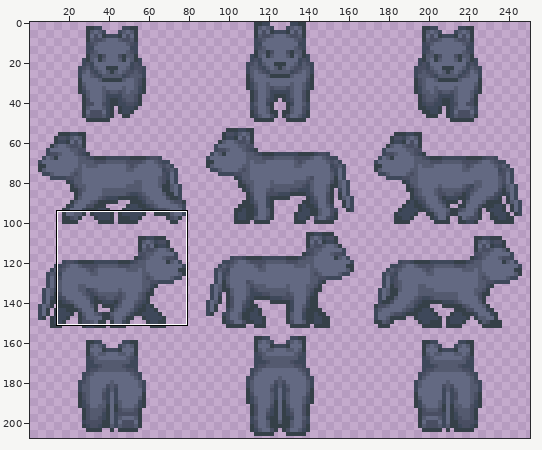
Two states of a sprite sheet, src/main/resources/images/animated/panther.png. Above, an overview of the earlier version with the close-up marked.
Close-up. Before the edit:
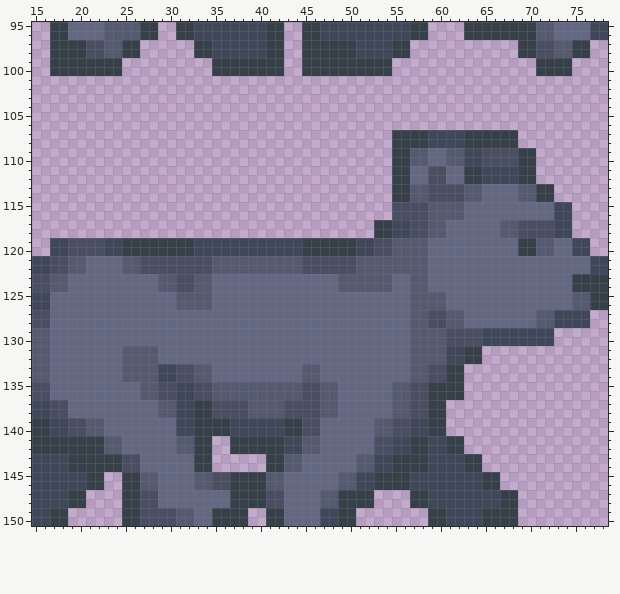
The file is 252x208 pixels. Shown: x 15..78, y 95..150. The old version is drawn lined up with the new one. The wide view leaves out empty margins. The commit also changed other parts of the picture, which this record leaves out.
After the commit:
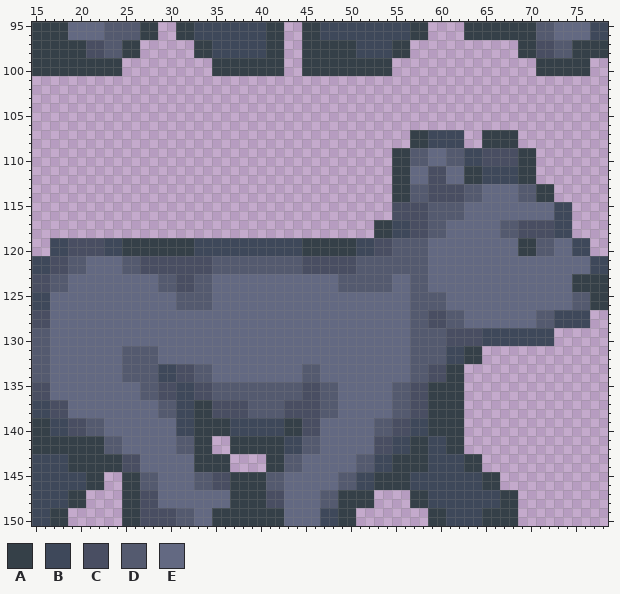
Palette (. is transparent): A #354048  B #3e485a  C #494e62  D #545a6f  E #636982
Change:
{"change": "drawings rearranged on the sheet (the old picture shows each at its new place)"}
{"y":95,"x":15,"old":"..","new":"AA"}
{"y":96,"x":15,"old":"..","new":"AA"}
{"y":97,"x":15,"old":"..","new":"AA"}
{"y":97,"x":77,"old":"..","new":"AA"}
{"y":98,"x":15,"old":"..","new":"AA"}
{"y":98,"x":77,"old":"..","new":"AA"}
{"y":99,"x":15,"old":"..","new":"AA"}
{"y":99,"x":75,"old":"..","new":"AA"}
{"y":100,"x":15,"old":"..","new":"AA"}
{"y":100,"x":75,"old":"..","new":"AA"}
{"y":107,"x":55,"old":"AA","new":".."}
{"y":107,"x":63,"old":"AA","new":".."}
{"y":108,"x":55,"old":"AA","new":".."}
{"y":108,"x":63,"old":"AA","new":".."}
{"y":137,"x":61,"old":"..","new":"AA"}
{"y":138,"x":61,"old":"..","new":"AA"}
{"y":139,"x":61,"old":"..","new":"AA"}
{"y":140,"x":61,"old":"..","new":"AA"}
{"y":143,"x":35,"old":"..","new":"AA"}
{"y":144,"x":35,"old":"..","new":"AA"}
{"y":149,"x":39,"old":"..","new":"AA"}
{"y":150,"x":39,"old":"..","new":"AA"}
{"label":"added","picture_box":[32,22,50,76]}
{"label":"added","picture_box":[572,40,608,76]}
{"label":"erased","picture_box":[392,130,410,148]}
{"label":"erased","picture_box":[464,130,482,148]}
{"label":"added","picture_box":[446,400,464,436]}
{"label":"added","picture_box":[212,454,230,472]}
{"label":"added","picture_box":[248,508,266,526]}
